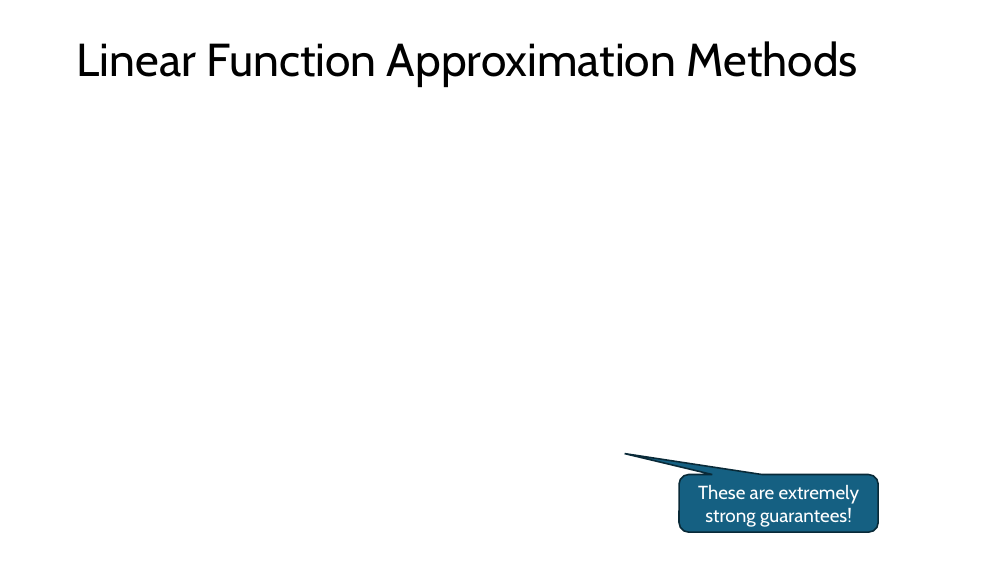
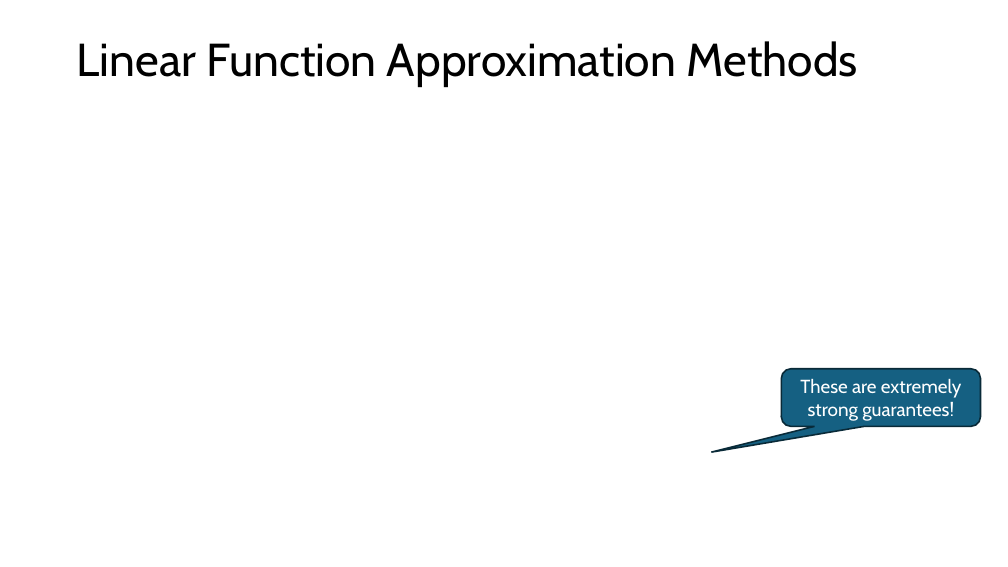
Before and after one commit to mhahsler/Introduction_to_Reinforcement_Learning, a slide deck: slide 22 of slides/Lecture_Chapter09.pptx. Drawn at 1008x567 pixels with LibreOffice and Linux fonts; fonts in the diff are those of the drawing; grey boxes stand for pictures. Boxes give left, top, right and bottom in pixels: in the first picture for what was removed or moved away, otherwise in the second. Text is boxed around its words. In the diff, an @@ line names an element or a change of style, - is before the commit and + after.

Commit message:
improved slides.

```diff
--- a/slides/Lecture_Chapter09.pptx
+++ b/slides/Lecture_Chapter09.pptx
@@ rounded speech box "These are extremely strong guarantees!": place and size @@
-rounded speech box "These are extremely strong guarantees!" at (679, 475, 878, 532)
+rounded speech box "These are extremely strong guarantees!" at (782, 369, 981, 426)
@@ rounded speech box "These are extremely strong guarantees!" at (782, 369, 981, 426): proportions changed @@
```
